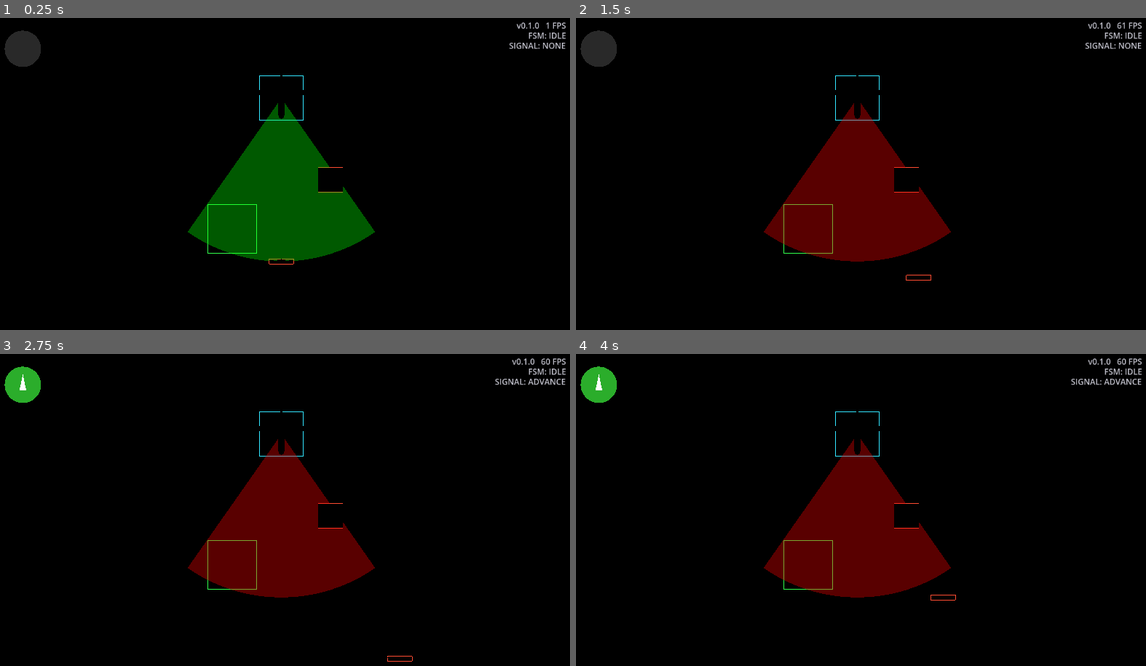
Above: before the commit, frames 1-4 (two rows, left to right).
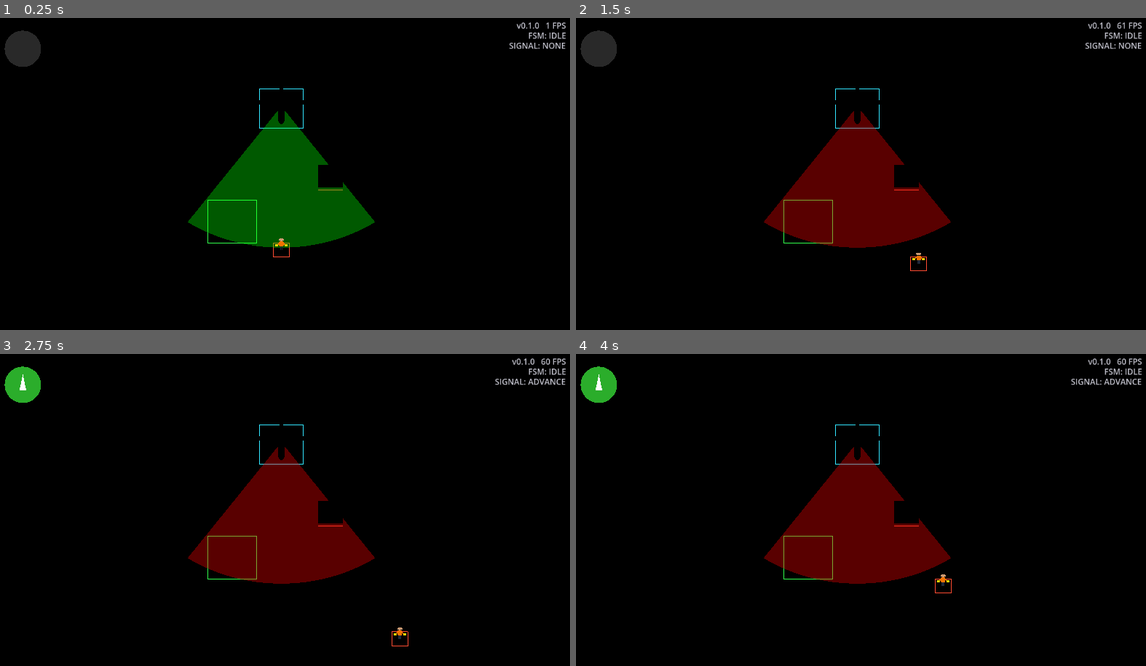
Above: after the commit, the same moments.

Repository: Leusin/project-godot-airport-marshaling-game
Game: Godot game, scene res://src/core/main_game/Main.tscn
Two runs of this game, one before a commit and one after it. Both use one fixed random seed, a clock stepped at 60 frames per second and the inputs below.
Inputs:
- Up to frame 1 (0.25 s): no input
- Up to frame 2 (1.5 s): tap Enter (ui_accept) at 0.5, 0.77 s; hold D (move_right) 0.53-1.28 s; hold Up (signal_advance) 0.53-1.28 s; hold S (move_down) from 1.28 s (still down); tap Up (signal_advance) at 1.35 s
- Up to frame 3 (2.75 s): tap Enter (ui_accept) at 1.52 s; release S (move_down) at 2.03 s; hold D (move_right) from 2.03 s (still down); hold Up (signal_advance) from 2.03 s (still down)
- Up to frame 4 (4 s): release D (move_right) at 2.78 s; release Up (signal_advance) at 2.78 s; hold W (move_up) 2.78-3.53 s; tap Up (signal_advance) at 2.85 s; tap Enter (ui_accept) at 3.02, 3.77 s; hold A (move_left) from 3.53 s (still down); hold Up (signal_advance) from 3.53 s (still down)

The runs differ from the first frame. In frame 1, 2.0% of the frame differs, in the area x 32-66%, y 18-80%; in frame 2, 2.0%; in frame 3, 2.0%; in frame 4, 2.0%, in the area x 32-67%, y 18-80%.

Commit message:
feat: 마샬러를 2.5D 빌보드 스프라이트로 전환 + 카메라 틸트
계획 변경: 마샬러 3D 모델 대신 빌보드 Sprite3D(FIXED_Y). 임시 SVG 플레이스홀더 사용
(추후 실제 스프라이트로 텍스처 교체). TopDownCamera를 30도 기울여 2.5D 뷰로.

Co-Authored-By: Claude Sonnet 4.6 <noreply@anthropic.com>

Diff:
--- /dev/null
+++ b/assets/sprites/marshaller_placeholder.svg
@@ -0,0 +1,19 @@
+<svg viewBox="0 0 140 280" xmlns="http://www.w3.org/2000/svg">
+  <!-- 임시 마샬러 플레이스홀더 (정면). 나중에 실제 스프라이트로 교체 -->
+  <!-- 다리 -->
+  <rect x="56" y="182" width="13" height="84" rx="3" fill="#20293a"/>
+  <rect x="71" y="182" width="13" height="84" rx="3" fill="#20293a"/>
+  <!-- 팔 (A 포즈) -->
+  <path d="M58 112 L24 176" stroke="#f27208" stroke-width="15" stroke-linecap="round"/>
+  <path d="M82 112 L116 176" stroke="#f27208" stroke-width="15" stroke-linecap="round"/>
+  <!-- 몸통(하이비스 조끼) -->
+  <rect x="47" y="96" width="46" height="94" rx="7" fill="#f27208"/>
+  <!-- 머리 -->
+  <circle cx="70" cy="60" r="27" fill="#cc9a72"/>
+  <!-- 손 -->
+  <circle cx="23" cy="178" r="10" fill="#cc9a72"/>
+  <circle cx="117" cy="178" r="10" fill="#cc9a72"/>
+  <!-- 마샬링 배트(패널) -->
+  <rect x="6" y="150" width="28" height="44" rx="4" fill="#ffd60a" stroke="#c9a400" stroke-width="2.5"/>
+  <rect x="106" y="150" width="28" height="44" rx="4" fill="#ffd60a" stroke="#c9a400" stroke-width="2.5"/>
+</svg>
--- a/src/core/main_game/Main.tscn
+++ b/src/core/main_game/Main.tscn
@@ -16,7 +16,7 @@
 [ext_resource type="Script" path="res://src/core/utils/screen_clamp.gd" id="14_screen_clamp_script"]
 [ext_resource type="Script" path="res://src/debug/collision_debug_visual.gd" id="15_collision_debug_script"]
 [ext_resource type="PackedScene" path="res://assets/models/aircraft.glb" id="16_aircraft_model"]
-[ext_resource type="PackedScene" path="res://assets/models/marshaller.glb" id="17_marshaller_model"]
+[ext_resource type="Texture2D" path="res://assets/sprites/marshaller_placeholder.svg" id="17_marshaller_sprite"]
 
 [sub_resource type="BoxMesh" id="BoxMesh_obstacle"]
 size = Vector3(1.5, 1.0, 1.5)
@@ -48,7 +48,7 @@
 process_mode = 1
 
 [node name="TopDownCamera" type="Camera3D" parent="World"]
-transform = Transform3D(1, 0, 0, 0, 0, 1, 0, -1, 0, 0, 15, 0)
+transform = Transform3D(1, 0, 0, 0, 0.5, 0.866, 0, -0.866, 0.5, 0, 12.99, 7.5)
 projection = 1
 current = true
 size = 20.0
@@ -79,7 +79,12 @@
 transform = Transform3D(1, 0, 0, 0, 1, 0, 0, 0, 1, 0, 0, 5)
 script = ExtResource("1_marshaller_script")
 
-[node name="MarshallerModel" parent="World/EntityRoot/Marshaller" instance=ExtResource("17_marshaller_model")]
+[node name="MarshallerSprite" type="Sprite3D" parent="World/EntityRoot/Marshaller"]
+transform = Transform3D(1, 0, 0, 0, 1, 0, 0, 0, 1, 0, 0.84, 0)
+pixel_size = 0.006
+billboard = 2
+texture_filter = 0
+texture = ExtResource("17_marshaller_sprite")
 
 [node name="MoveInput" type="Node" parent="World/EntityRoot/Marshaller"]
 script = ExtResource("2_move_input_script")
Not shown, added: assets/sprites/marshaller_placeholder.svg.import
